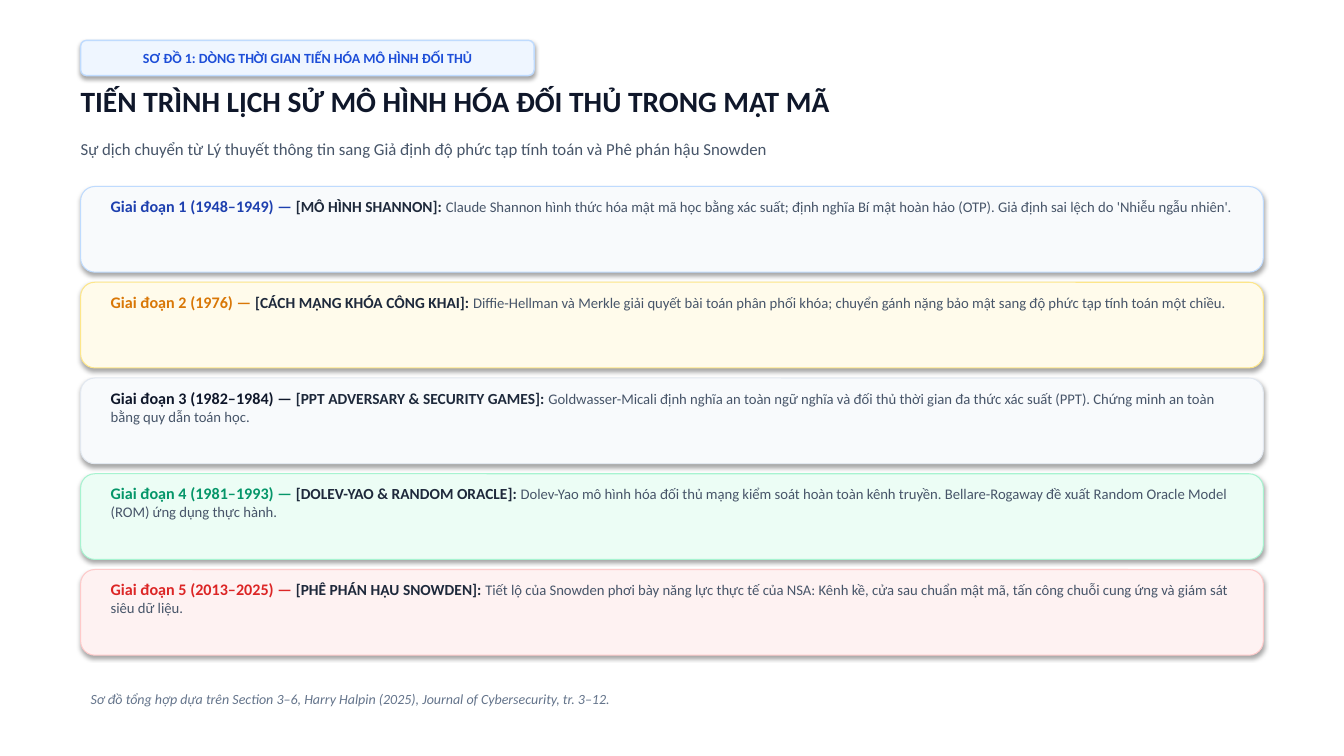
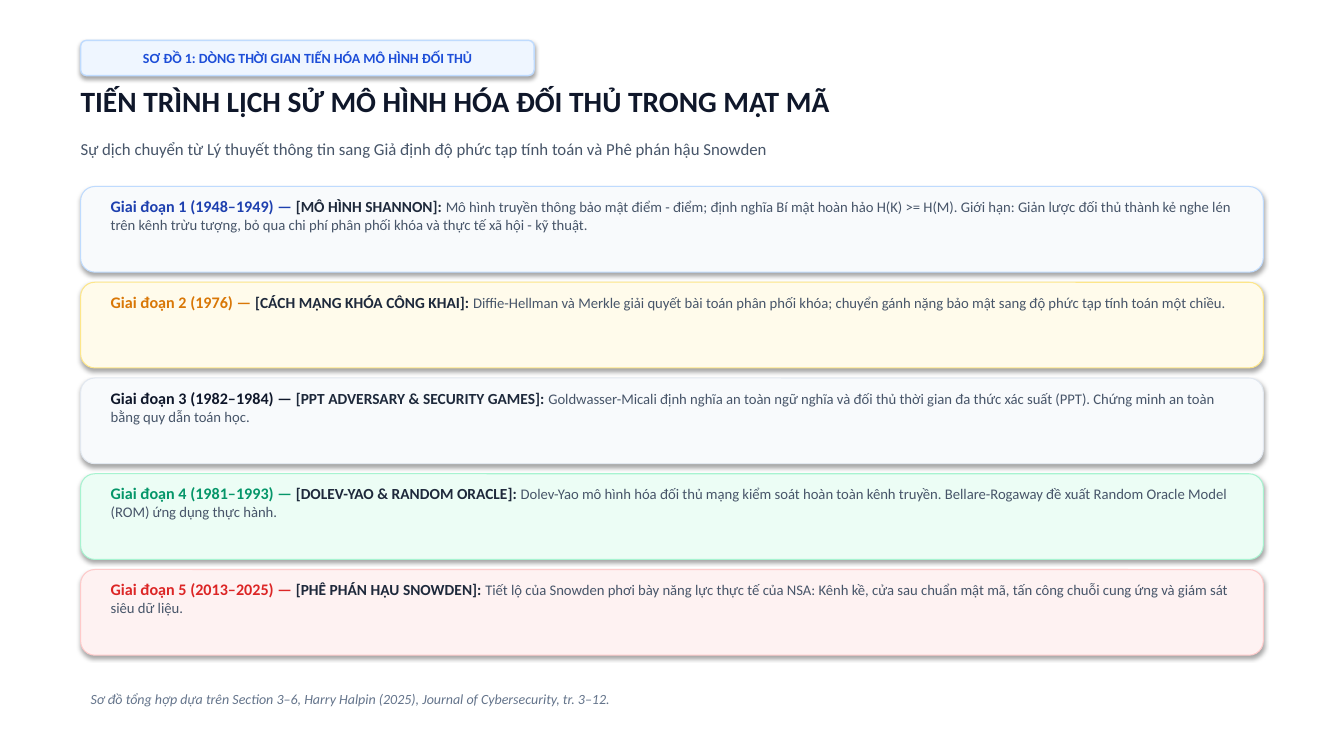
Before and after one commit to kietvo5924/ATBMHTTT_DT005_FileIntegrity, a slide deck: slide 4 of Bao_Cao_Giua_Ky_DT05_Final.pptx. Drawn at 1344x756 pixels with LibreOffice and Linux fonts; fonts in the diff are those of the drawing. Boxes give left, top, right and bottom in pixels: in the first picture for what was removed or moved away, otherwise in the second. Text is boxed around its words. In the diff, an @@ line names an element or a change of style, - is before the commit and + after.

```diff
--- a/Bao_Cao_Giua_Ky_DT05_Final.pptx
+++ b/Bao_Cao_Giua_Ky_DT05_Final.pptx
@@ text at (111,199,1230,233): text changed @@
-Giai đoạn 1 (1948–1949) — [MÔ HÌNH SHANNON]: Claude Shannon hình thức hóa mật mã học bằng xác suất; định nghĩa Bí mật hoàn hảo (OTP). Giả định sai lệch do 'Nhiễu ngẫu nhiên'.
+Giai đoạn 1 (1948–1949) — [MÔ HÌNH SHANNON]: Mô hình truyền thông bảo mật điểm - điểm; định nghĩa Bí mật hoàn hảo H(K) >= H(M). Giới hạn: Giản lược đối thủ thành kẻ nghe lén trên kênh trừu tượng, bỏ qua chi phí phân phối khóa và thực tế xã hội - kỹ thuật.
```
Also in this commit, not shown: 6 other slides changed, 1 slide added, 1 slide removed, 8 other files.
